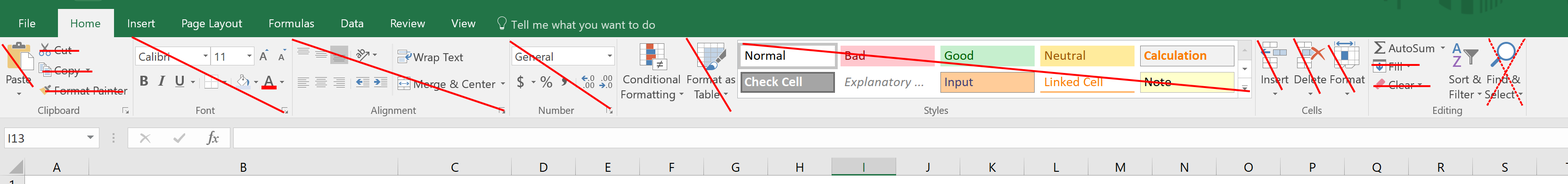
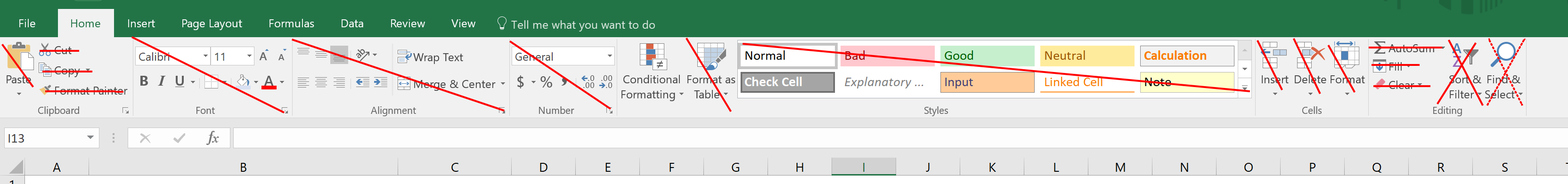
Comparing the layer stacks of the two 1568 × 184 images. Changes:
added layer "Shape 15" above "Shape 14" over (x1=1436, y1=42, x2=1477, y2=105)
added layer "Shape 14" above "Shape 13" over (x1=1447, y1=39, x2=1484, y2=107)
added layer "Shape 13" above "Shape 9" over (x1=1368, y1=46, x2=1443, y2=49)
painted on "Shape 12" over (x1=1486, y1=40, x2=1525, y2=105)
painted on "Shape 11" over (x1=1492, y1=50, x2=1518, y2=98)
